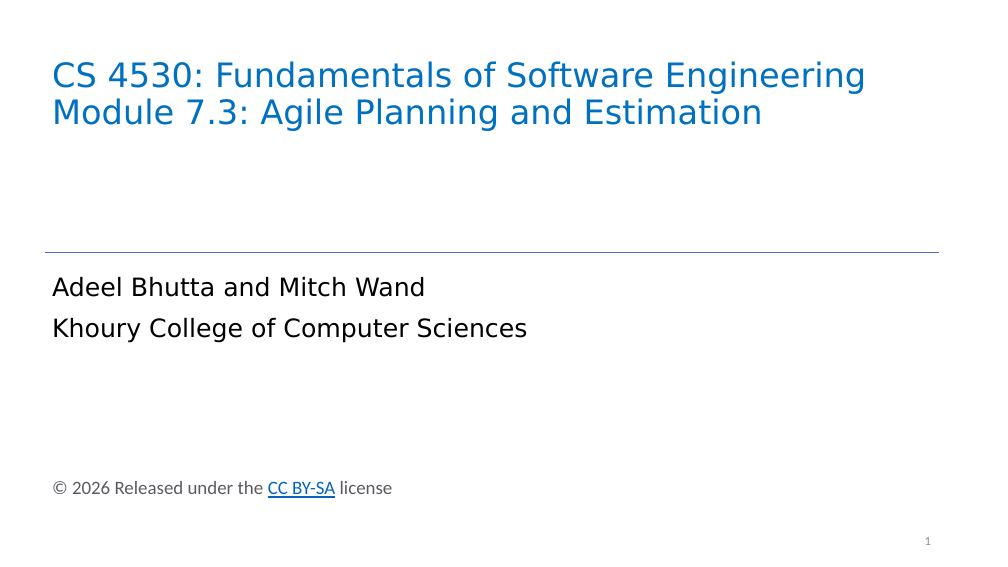
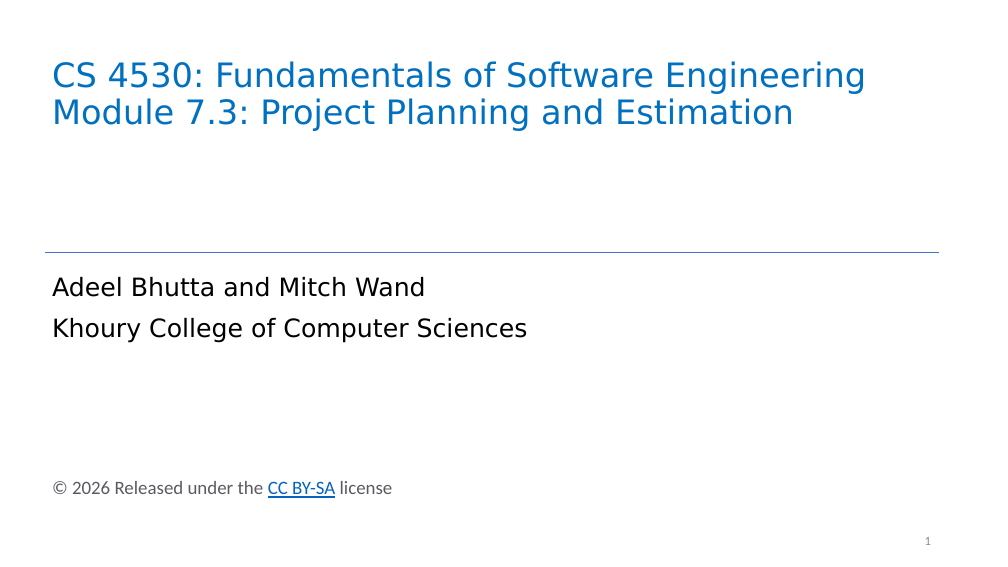
Before and after one commit to neu-se/CS4530-Fall-2026, a slide deck: slide 1 of Slides/Module 07.3 Agile Planning and Estimation.pptx. Drawn at 1008x567 pixels with LibreOffice and Linux fonts; fonts in the diff are those of the drawing. Boxes give left, top, right and bottom in pixels: in the first picture for what was removed or moved away, otherwise in the second. Text is boxed around its words. In the diff, an @@ line names an element or a change of style, - is before the commit and + after.

```diff
--- a/Slides/Module 07.3 Agile Planning and Estimation.pptx
+++ b/Slides/Module 07.3 Agile Planning and Estimation.pptx
@@ title at bbox=[52, 61, 866, 131]: text changed @@
-CS 4530: Fundamentals of Software Engineering
-Module 7.3: Agile Planning and Estimation
+CS 4530: Fundamentals of Software Engineering
+Module 7.3: Project Planning and Estimation
```
Also in this commit, not shown: 5 other slides changed, 2 slides removed, 6 other files.
